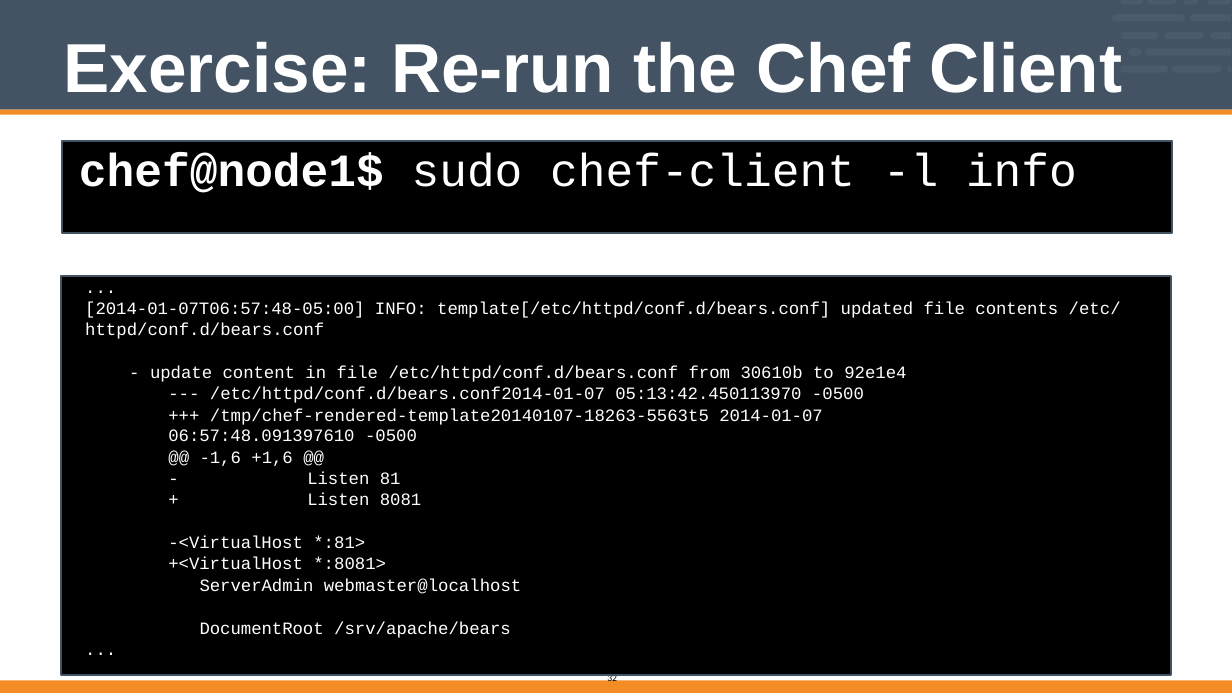
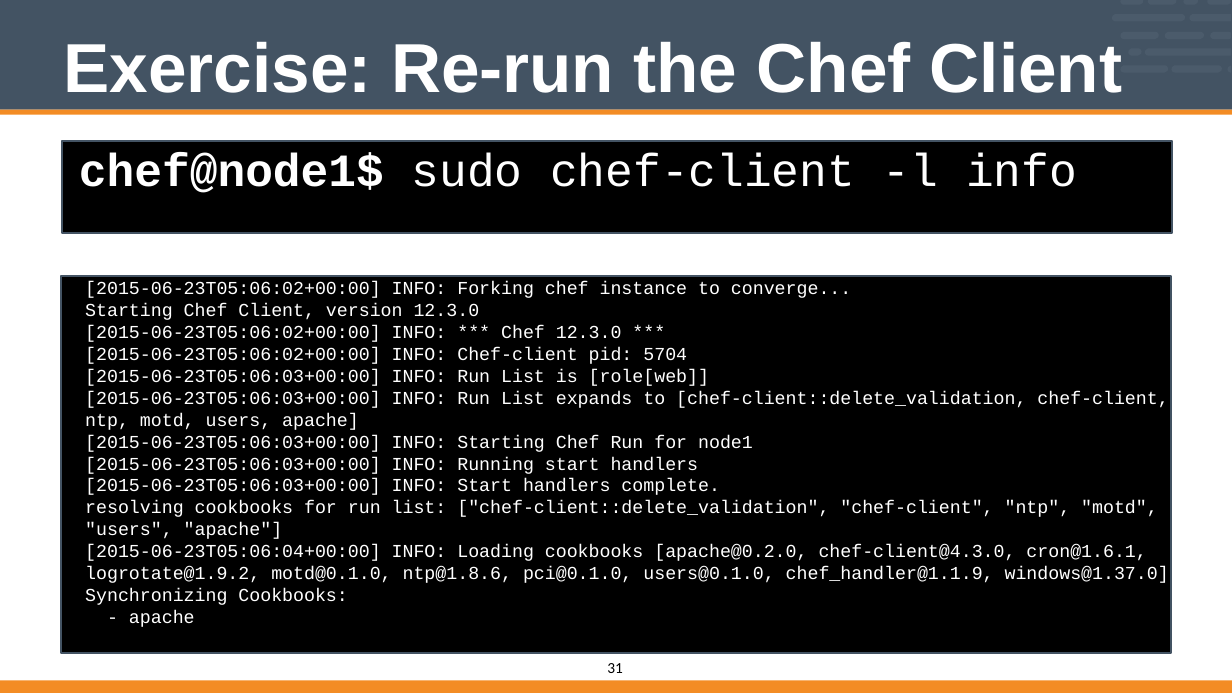
Before and after one commit to vinyar/chef-intermediate, a slide deck: slide 31 of Modules/02-Chef_Intermediate.pptx (slide 32 before the commit). Drawn at 1232x693 pixels with LibreOffice and Linux fonts; fonts in the diff are those of the drawing. Boxes give left, top, right and bottom in pixels: in the first picture for what was removed or moved away, otherwise in the second. Text is boxed around its words. In the diff, an @@ line names an element or a change of style, - is before the commit and + after.

```diff
--- a/Modules/02-Chef_Intermediate.pptx
+++ b/Modules/02-Chef_Intermediate.pptx
@@ rectangle "[2015-06-23T05:06:02+00:00] INFO: Forking chef instance ...": place and size @@
-rectangle "[2015-06-23T05:06:02+00:00] INFO: Forking chef instance ..." at [61,276,1172,675]
+rectangle "[2015-06-23T05:06:02+00:00] INFO: Forking chef instance ..." at [61,276,1172,653]
@@ text in rectangle at [85,281,1169,627]: text changed; size 18 to 19 pt @@
-...
-[2014-01-07T06:57:48-05:00] INFO: template[/etc/httpd/conf.d/bears.conf] updated file contents /etc/ httpd/conf.d/bears.conf
-- update content in file /etc/httpd/conf.d/bears.conf from 30610b to 92e1e4
---- /etc/httpd/conf.d/bears.conf2014-01-07 05:13:42.450113970 -0500
-+++ /tmp/chef-rendered-template20140107-18263-5563t5 2014-01-07 06:57:48.091397610 -0500
-@@ -1,6 +1,6 @@
-- Listen 81
-+ Listen 8081
--<VirtualHost *:81>
-+<VirtualHost *:8081>
-ServerAdmin webmaster@localhost
-DocumentRoot /srv/apache/bears
-...
+[2015-06-23T05:06:02+00:00] INFO: Forking chef instance to converge...
+Starting Chef Client, version 12.3.0
+[2015-06-23T05:06:02+00:00] INFO: *** Chef 12.3.0 ***
+[2015-06-23T05:06:02+00:00] INFO: Chef-client pid: 5704
+[2015-06-23T05:06:03+00:00] INFO: Run List is [role[web]]
+[2015-06-23T05:06:03+00:00] INFO: Run List expands to [chef-client::delete_validation, chef-client, ntp, motd, users, apache]
+[2015-06-23T05:06:03+00:00] INFO: Starting Chef Run for node1
+[2015-06-23T05:06:03+00:00] INFO: Running start handlers
+[2015-06-23T05:06:03+00:00] INFO: Start handlers complete.
+resolving cookbooks for run list: ["chef-client::delete_validation", "chef-client", "ntp", "motd", "users", "apache"]
+[2015-06-23T05:06:04+00:00] INFO: Loading cookbooks [apache@0.2.0, chef-client@4.3.0, cron@1.6.1, logrotate@1.9.2, motd@0.1.0, ntp@1.8.6, pci@0.1.0, users@0.1.0, chef_handler@1.1.9, windows@1.37.0]
+Synchronizing Cookbooks:
+- apache
@@ page number at [607,663,623,673]: text changed; size 10 to 16 pt @@
-32
+31
```
Also in this commit, not shown: 22 other slides changed, 2 slides added, 3 slides removed.
